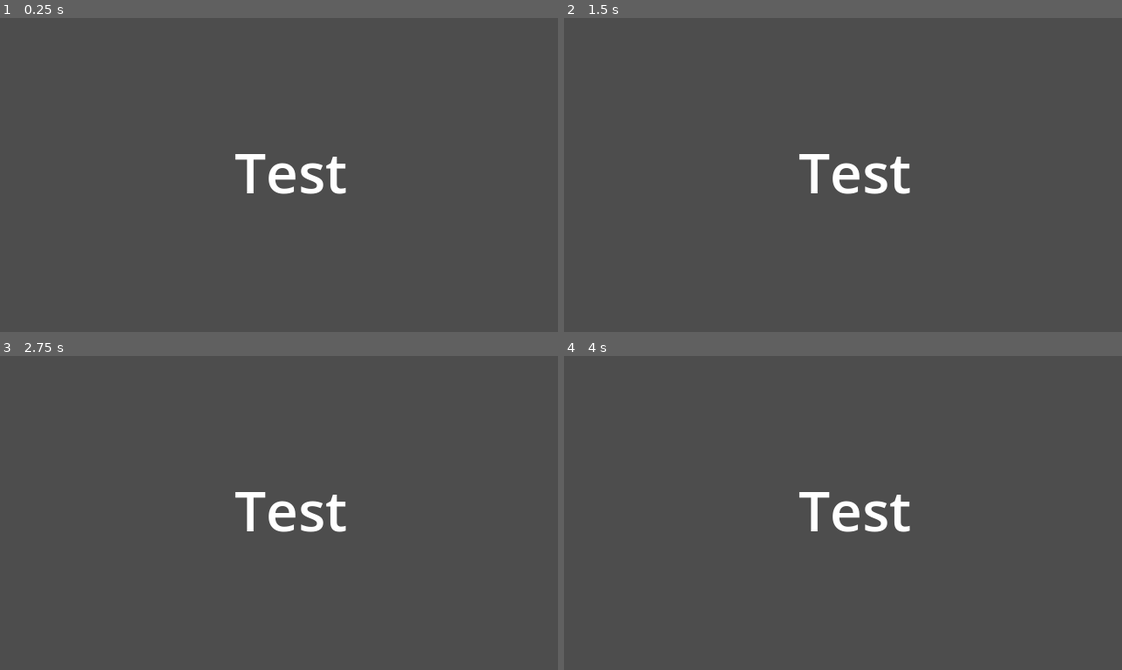
Above: before the commit, frames 1-4 (two rows, left to right).
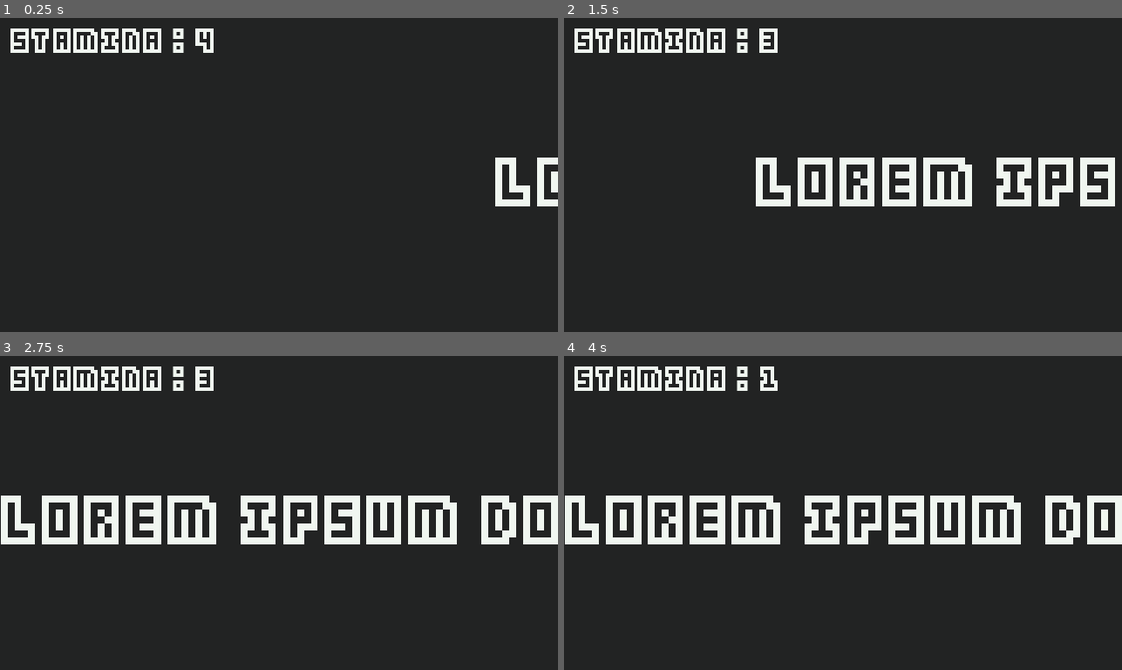
Above: after the commit, the same moments.

Repository: SolarLabyrinth/Lunariel
Game: Godot game, scene res://Scenes/Main.tscn
Same seed, same stepped clock (60 frames per second), same inputs: the game is played once before the commit and once after it.
Inputs:
- Up to frame 1 (0.25 s): no input
- Up to frame 2 (1.5 s): tap Enter at 0.5 s
- Up to frame 3 (2.75 s): no input
- Up to frame 4 (4 s): tap Space at 2.75 s; tap Enter at 3.5 s

The runs differ from the first frame. In frame 1, 100% of the frame differs, in the area x 0-100%, y 0-100%; in frame 2, 100%; in frame 3, 100%; in frame 4, 100%.

Commit message:
initial typing test upload

Diff:
--- a/Scenes/Main.tscn
+++ b/Scenes/Main.tscn
@@ -1,11 +1,7 @@
-[gd_scene format=3 uid="uid://cnsrjtxu0trlu"]
+[gd_scene load_steps=2 format=3 uid="uid://cnsrjtxu0trlu"]
+
+[ext_resource type="PackedScene" uid="uid://b7nwkaudy8b08" path="res://Scenes/TypeingTest.tscn" id="1_p1htd"]
 
 [node name="Main" type="Node2D"]
 
-[node name="Label" type="Label" parent="."]
-offset_left = 67.0
-offset_top = 33.0
-offset_right = 107.0
-offset_bottom = 56.0
-rotation = -0.00374927
-text = "Test"
+[node name="TypeingTest" parent="." instance=ExtResource("1_p1htd")]
--- /dev/null
+++ b/Scenes/TypeingTest.tscn
@@ -0,0 +1,46 @@
+[gd_scene load_steps=3 format=3 uid="uid://b7nwkaudy8b08"]
+
+[ext_resource type="Script" path="res://Scenes/typeing_test.gd" id="1_6w4ww"]
+[ext_resource type="FontFile" uid="uid://crkwqcajq021m" path="res://Assets/Kenney Blocks.ttf" id="3_yqw7p"]
+
+[node name="TypeingTest" type="Node2D"]
+script = ExtResource("1_6w4ww")
+
+[node name="TestText" type="RichTextLabel" parent="."]
+offset_left = 160.0
+offset_top = 34.0
+offset_right = 320.0
+offset_bottom = 60.0
+theme_override_colors/default_color = Color(0.941176, 0.964706, 0.941176, 1)
+theme_override_fonts/normal_font = ExtResource("3_yqw7p")
+text = "LOREM IPSUM DOLOR SIT AMET"
+scroll_active = false
+autowrap_mode = 0
+
+[node name="StaminaTextLabel" type="RichTextLabel" parent="."]
+offset_left = 3.0
+offset_right = 53.0
+offset_bottom = 13.0
+theme_override_colors/default_color = Color(0.941176, 0.964706, 0.941176, 1)
+theme_override_fonts/normal_font = ExtResource("3_yqw7p")
+theme_override_font_sizes/normal_font_size = 8
+text = "Stamina :"
+scroll_active = false
+autowrap_mode = 0
+
+[node name="StaminaValueLabel" type="RichTextLabel" parent="."]
+offset_left = 56.0
+offset_right = 85.0
+offset_bottom = 13.0
+theme_override_colors/default_color = Color(0.941176, 0.964706, 0.941176, 1)
+theme_override_fonts/normal_font = ExtResource("3_yqw7p")
+theme_override_font_sizes/normal_font_size = 8
+text = "4"
+scroll_active = false
+autowrap_mode = 0
+
+[node name="StaminaRegenTimer" type="Timer" parent="."]
+wait_time = 5.0
+autostart = true
+
+[connection signal="timeout" from="StaminaRegenTimer" to="." method="_on_stamina_regen_timer_timeout"]
--- /dev/null
+++ b/Scenes/typeing_test.gd
@@ -0,0 +1,56 @@
+extends Node2D
+
+const base_space_width = 6
+const base_char_width = 2 * base_space_width
+const speed_wpm = 70
+
+var running = true
+
+@onready var TEST_TEXT_LABEL: RichTextLabel = $TestText
+@onready var STAMINA_VALUE_LABEL: RichTextLabel = $StaminaValueLabel
+
+@onready var stamina = 4:
+	get():
+		return stamina
+	set(value):
+		if value < 0:
+			return value
+		if value > 4:
+			return value
+		stamina = value
+		STAMINA_VALUE_LABEL.text = str(value)
+		return value
+
+func _process(delta):
+	if running:
+		TEST_TEXT_LABEL.position.x -= (wpm_to_px(speed_wpm) * delta)
+		if TEST_TEXT_LABEL.position.x <= 0:
+			print('You lose')
+			running = false
+			TEST_TEXT_LABEL.position.x = 0
+		pass
+
+func _input(event: InputEvent) -> void:
+	if event is InputEventKey and !event.is_echo() and event.is_pressed():
+		var input_char = char(event.unicode).to_upper();
+		var target_car = TEST_TEXT_LABEL.text.substr(0, 1).to_upper()
+
+		if input_char == target_car:
+			var new_text_raw = TEST_TEXT_LABEL.text.substr(1)
+			var new_text = new_text_raw.strip_edges()
+			if(new_text != new_text_raw):
+				TEST_TEXT_LABEL.position.x += base_space_width
+			TEST_TEXT_LABEL.position.x += base_char_width
+			TEST_TEXT_LABEL.text = new_text
+		else:
+			stamina -= 1
+		pass
+	pass
+
+func wpm_to_px(wpm: int):
+	var px_per_second = (wpm * 5 * base_char_width) / 60
+	return px_per_second
+
+func _on_stamina_regen_timer_timeout() -> void:
+	stamina += 1
+	pass
--- a/project.godot
+++ b/project.godot
@@ -19,9 +19,11 @@
 
 window/size/viewport_width=160
 window/size/viewport_height=90
+window/size/mode=2
 window/stretch/mode="canvas_items"
 window/stretch/scale_mode="integer"
 
 [rendering]
 
 textures/canvas_textures/default_texture_filter=0
+environment/defaults/default_clear_color=Color(0.133333, 0.137255, 0.137255, 1)
Binary file added: Assets/Kenney Blocks.ttf
Not shown, added: Assets/Kenney Blocks.ttf.import
Binary file added: Assets/test-scene.aseprite
Not shown, changed: README.md
